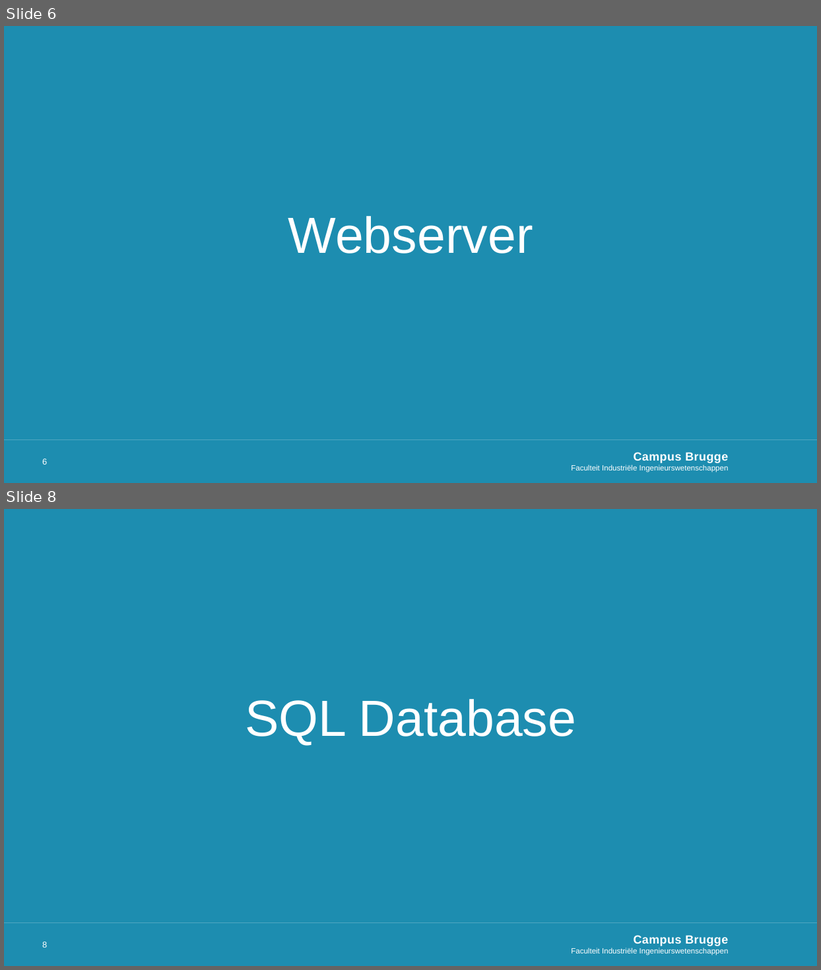
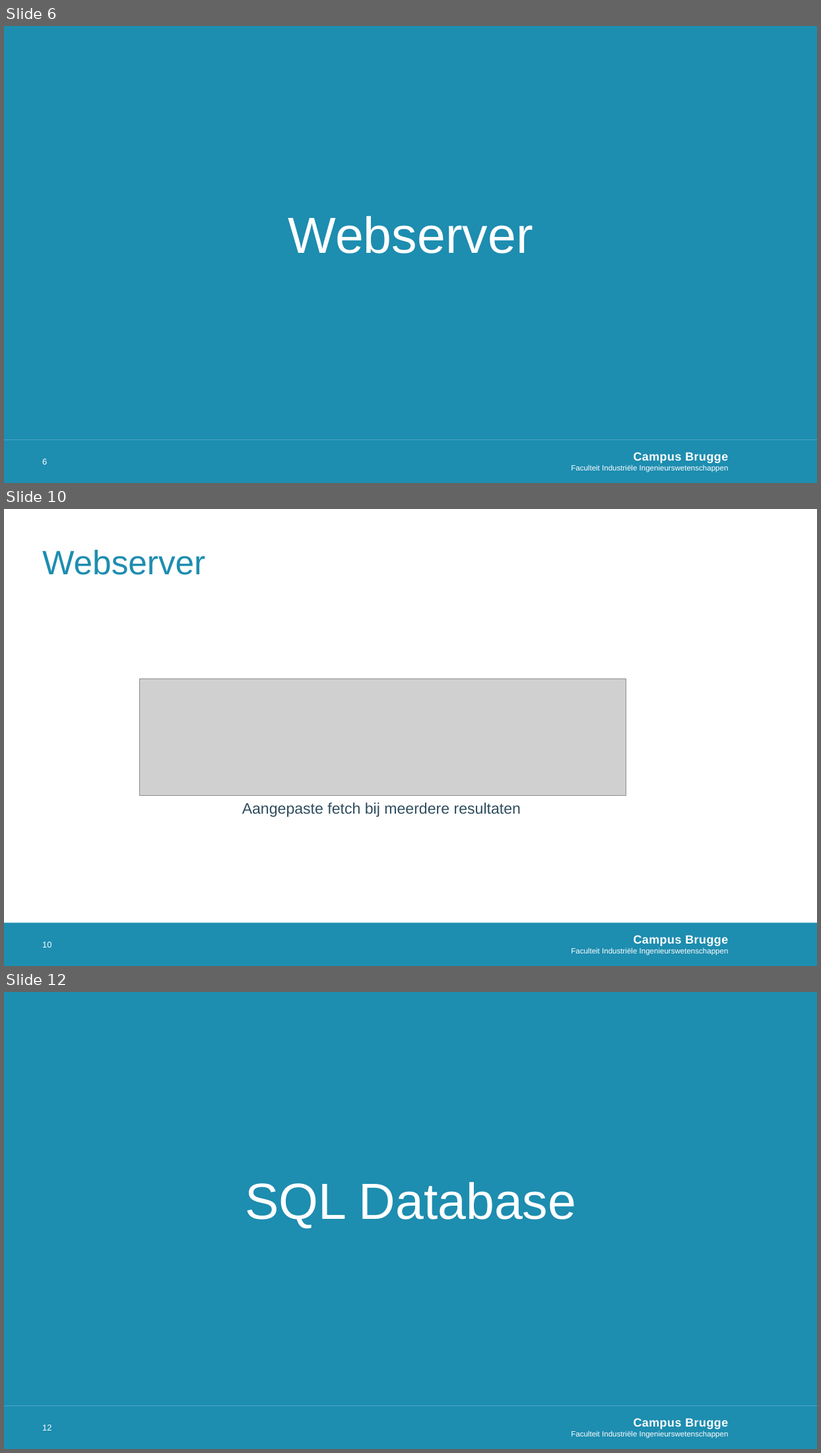
Before and after one commit to MichelDequick/E-ink-Room-Reservation-Display, a slide deck: Documentation/Presentatie.pptx. Shown one above the other, each under a label of ours: slides 6 and 8 before the commit, slides 6, 10 and 12 after it; the slides between them are not shown. The pictures are 821x970 and 821x1453 pixels, drawn with LibreOffice and Linux fonts; fonts in the diff are those of the drawing; grey boxes stand for pictures; background and template pictures are left out. Boxes give left, top, right and bottom in pixels: in the first picture for what was removed or moved away, otherwise in the second. Text is boxed around its words. In the diff, an @@ line names an element or a change of style, - is before the commit and + after.

Commit message:
presentatie aangepast

```diff
--- a/Documentation/Presentatie.pptx
+++ b/Documentation/Presentatie.pptx
@@ slide 10 added at [4, 509, 817, 966], background #FFFFFF; not listed: 2 template elements that a slide beside it also shows @@
@@ title added at [42, 549, 205, 575], 40 pt, text #1D8DB0 @@
+Webserver
@@ picture added at [139, 679, 626, 795] @@
@@ text added at [242, 803, 521, 817], 18 pt, text #2F4D5D @@
+Aangepaste fetch bij meerdere resultaten
@@ page number added at [42, 942, 52, 948], 10 pt, text #FFFFFF @@
+10
@@ what was slide 8 is now slide 12 @@
@@ page number at [42, 1425, 52, 1431]: text changed @@
-8
+12
```
Also in this commit, not shown: 1 slide changed, 4 other slides added.
